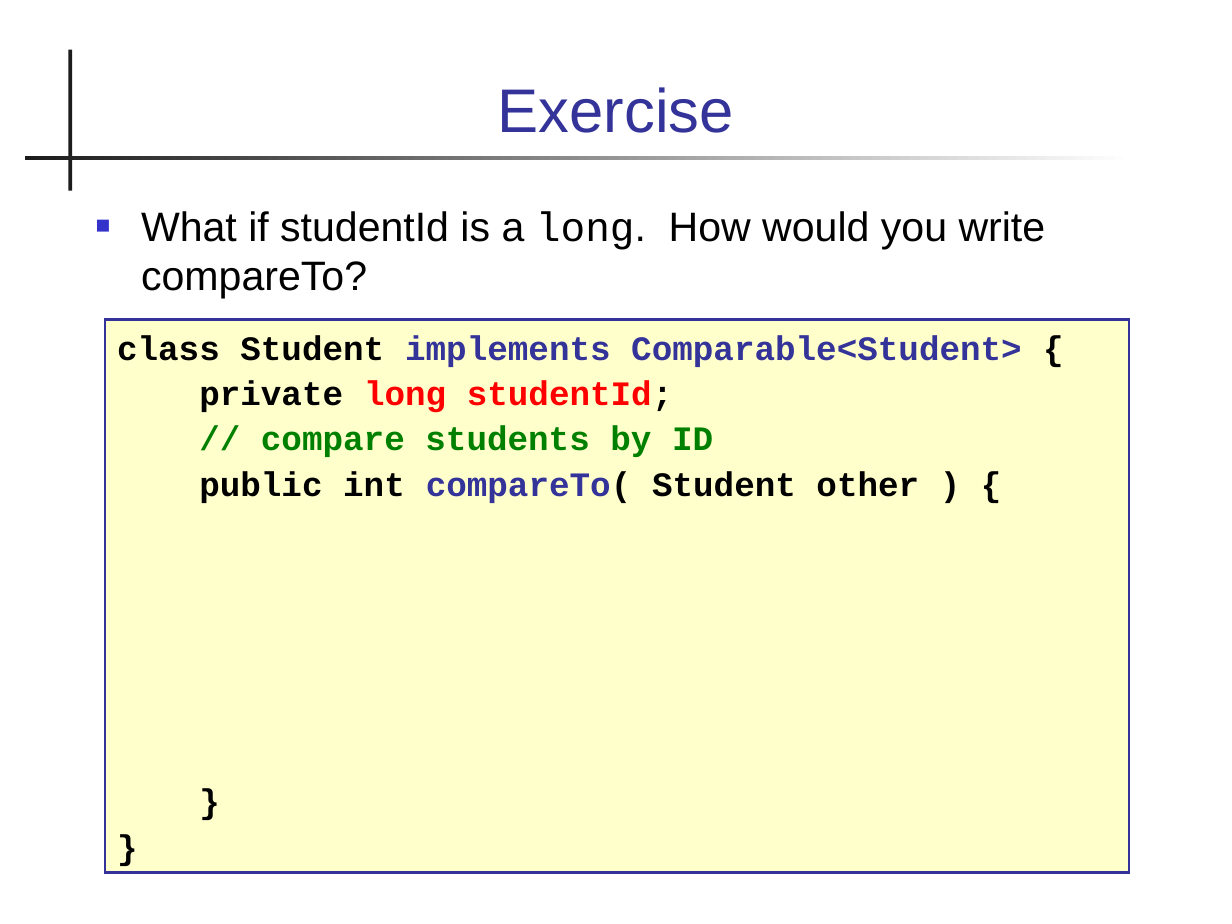
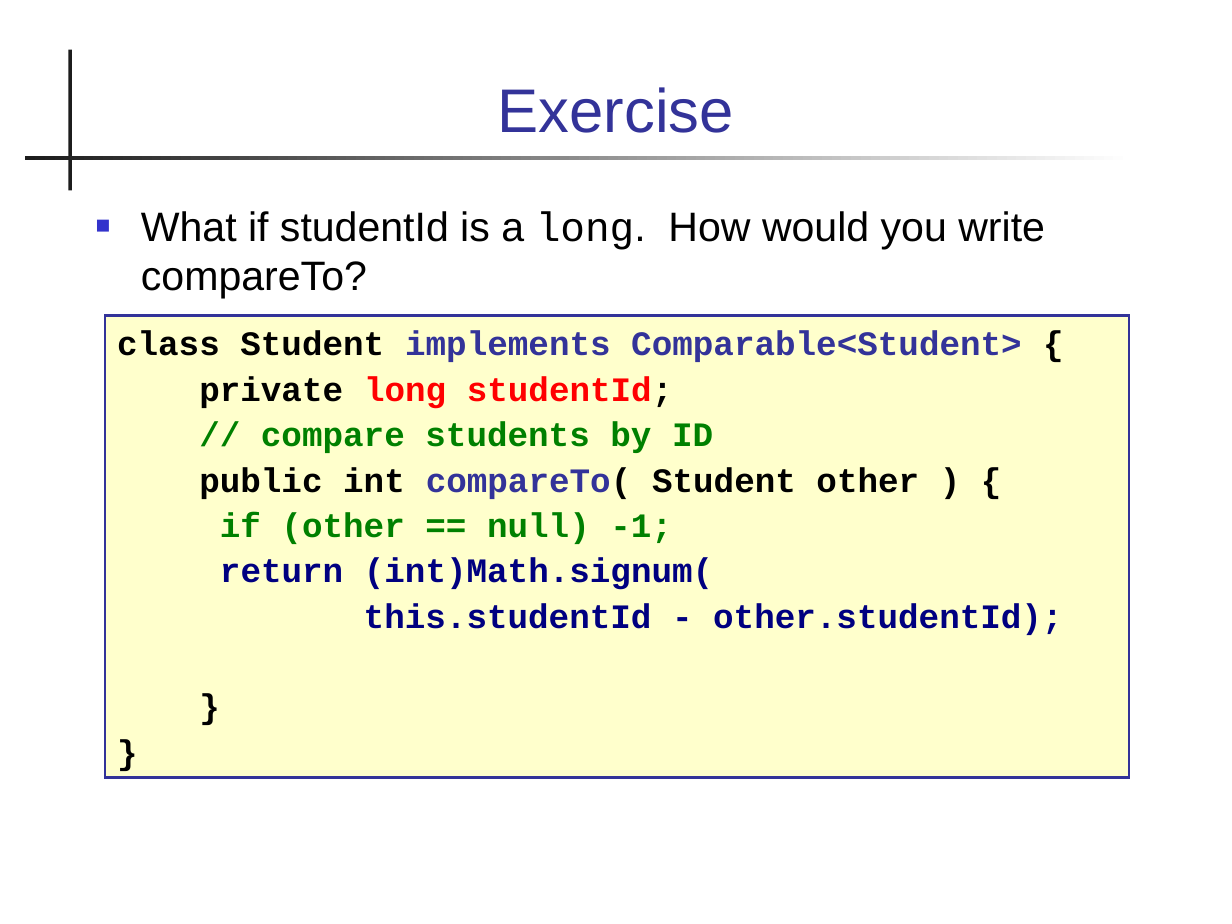
Before and after one commit to skeoop/skeoop.github.io, a slide deck: slide 12 of week3/Lexical-Order-and-Sorting.ppt. Drawn at 1232x924 pixels with LibreOffice and Linux fonts; fonts in the diff are those of the drawing. Boxes give left, top, right and bottom in pixels: in the first picture for what was removed or moved away, otherwise in the second. Text is boxed around its words. In the diff, an @@ line names an element or a change of style, - is before the commit and + after.

```diff
--- a/week3/Lexical-Order-and-Sorting.ppt
+++ b/week3/Lexical-Order-and-Sorting.ppt
@@ rectangle "class Student implements Comparable<Student> {": place and size @@
-rectangle "class Student implements Comparable<Student> {" at bbox=[105, 320, 1129, 873]
+rectangle "class Student implements Comparable<Student> {" at bbox=[105, 315, 1129, 777]
@@ text in rectangle at bbox=[220, 512, 1062, 635]: paragraphs added @@
+if (other == null) -1;
+return (int)Math.signum(
+this.studentId - other.studentId);
```
Also in this commit, not shown: 1 other slide changed, 10 other files.
